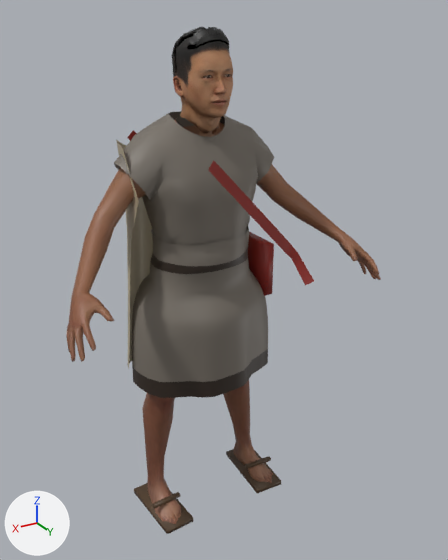
Two versions of the glTF model campaigns/01_pachacutec/assets/models/pch_npc_commoner.glb, one commit apart.
Before and after are seen from a camera (50 mm lens) standing at (0.851, 1.583, 1.544) and looking at (-0.059, 0.066, 0.786). Lighting does not change. The marker at lower left points along +X, +Y and +Z. The picture after the commit comes second. Where no turn or scale is listed for an object, it has been applied to the vertices. Vertices at exactly the same position are counted once.

Objects in the first picture: 'body', 'clothes', 'head'.
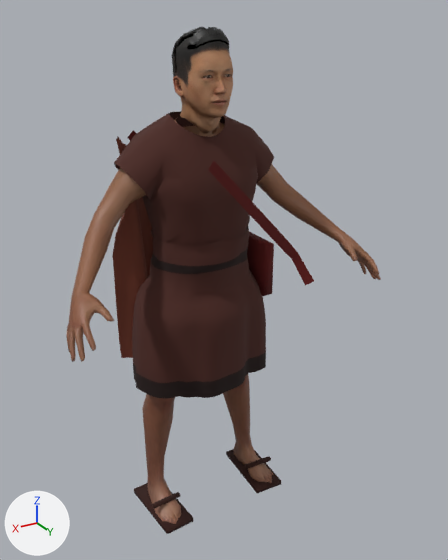
Edits to the bpy script that builds the scene:
```text
Add img_pch_textile:
    img_pch_textile = load_image('pch_textile', '_unpacked/pch_textile', 768, 1024, 'sRGB')
Change mat_pch_cloth:
    where n0 = _N.new('ShaderNodeBsdfPrincipled'); n0.name = 'Principled BSDF'
    add n0.inputs[2].default_value = 0.9  # 'Roughness'
    where n2 = _N.new('ShaderNodeMix'); n2.name = 'Mix'
    remove n2.inputs[7].default_value = (0.8, 0.8, 0.8, 1.0)  # 'B', white #e7e7e7
    add n4 = _N.new('ShaderNodeTexImage'); n4.name = 'Image Texture'
    add n4.image = img_pch_textile
    where n3 = _N.new('ShaderNodeVertexColor'); n3.name = 'Color Attribute'
    remove _L.new(n3.outputs[0], n2.inputs[6])  # 'Color' to 'A'
    add _L.new(n3.outputs[0], n2.inputs[7])  # 'Color' to 'B'
    add _L.new(n4.outputs[0], n2.inputs[6])  # 'Color' to 'A'
Change me_clothes:
    used by ob_clothes; location = (0.0, 0.0, 0.0)
    remove me_clothes.from_pydata(...)  # 935 vertices, 1648 faces; spans x -0.248..0.248, y -0.237..0.323, z 0.0..1.29
    add me_clothes.from_pydata(...)  # 1327 vertices, 2380 faces; spans x -0.248..0.245, y -0.237..0.323, z 0.0..1.29
    me_clothes part 1: the loose piece of 544 vertices spanning x -0.233..0.233, y -0.178..0.201, z 0.475..0.949 is rebuilt with 816 vertices and now spans x -0.237..0.239, y -0.167..0.199, z 0.473..0.949
    me_clothes part 2: the loose piece of 90 vertices spanning x -0.23..0.248, y -0.173..0.099, z 0.524..1.227 is rebuilt with 210 vertices and now spans x -0.216..0.242, y -0.2..-0.027, z 0.512..1.238
    me_clothes part 3: 392 kept faces spanning x -0.248..0.245, y -0.105..0.149, z 0.717..1.29 get new texture (UV) coordinates
```

Where the change shows, as pixel boxes [x1, y1, x2, y2] in the pictures (448 x 560 px):
'clothes', surface changed, reshaped (grey to brown)
    before: [114, 111, 314, 534]
    after: [112, 111, 314, 534]
part 1 of me_clothes, rebuilt
    before: [132, 227, 268, 398]
    after: [132, 226, 266, 399]
part 2 of me_clothes, rebuilt
    before: [116, 140, 153, 368]
    after: [112, 137, 153, 358]
part 3 of me_clothes, surface changed (grey to brown)
    both: [114, 111, 274, 296]
